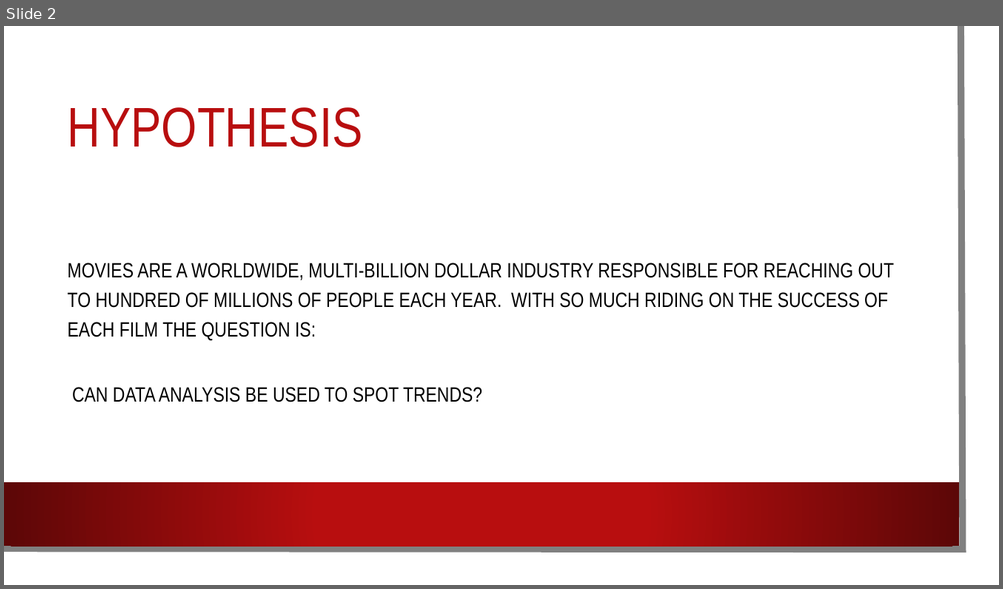
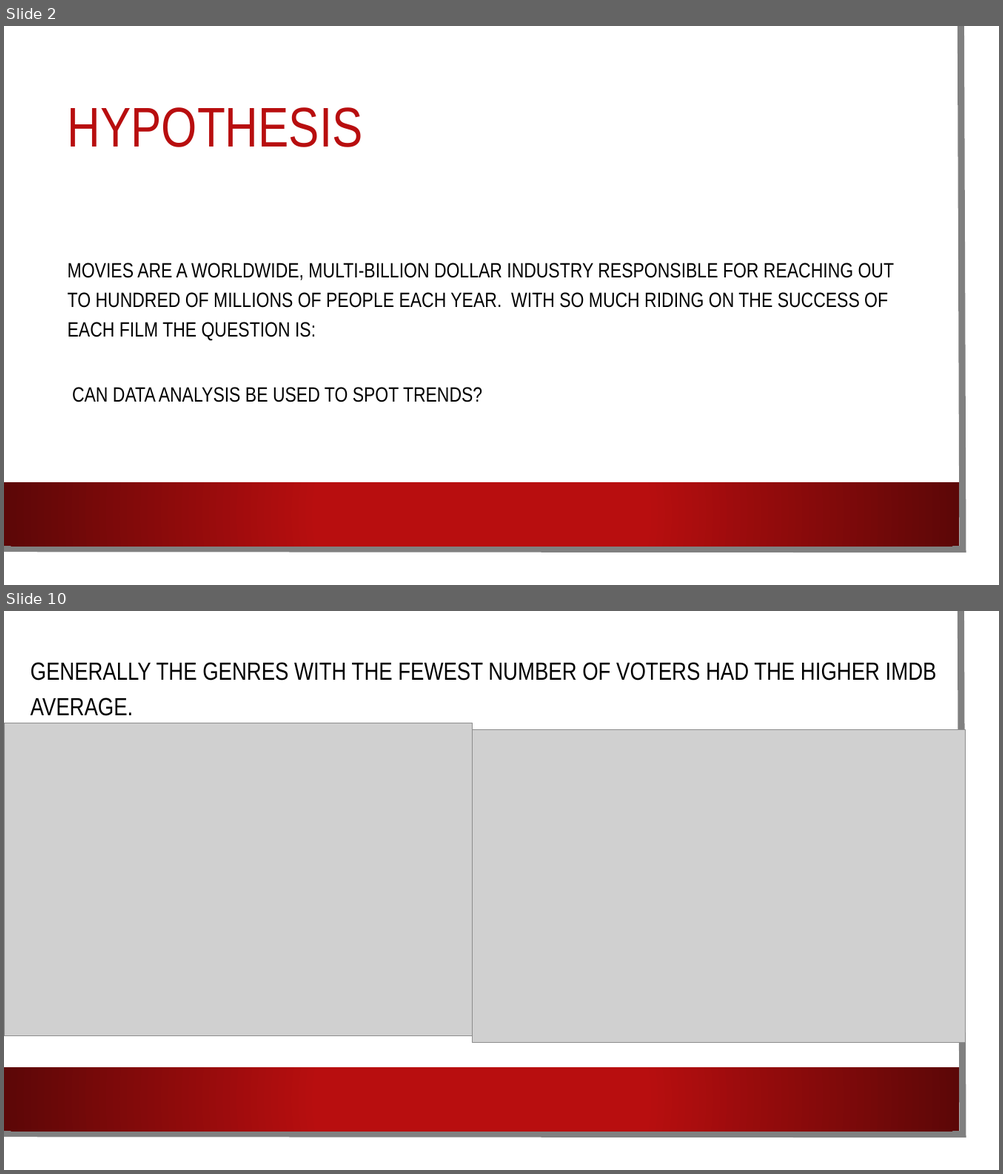
Before and after one commit to mlubin2/Movie_Project, a slide deck: Movie PP.pptx. Shown one above the other, each under a label of ours: slide 2 before the commit, slides 2 and 10 after it; the slides between them are not shown. The pictures are 1003x589 and 1003x1174 pixels, drawn with LibreOffice and Linux fonts; fonts in the diff are those of the drawing; grey boxes stand for pictures; background and template pictures are left out. Boxes give left, top, right and bottom in pixels: in the first picture for what was removed or moved away, otherwise in the second. Text is boxed around its words. In the diff, an @@ line names an element or a change of style, - is before the commit and + after.

```diff
--- a/Movie PP.pptx
+++ b/Movie PP.pptx
@@ slide 10 added at (4,611,999,1170), background picture (left out); not listed: 3 template elements that a slide beside it also shows @@
@@ text added at (31,662,936,716), 24 pt, text #000000 @@
+GENERALLY THE GENRES WITH THE FEWEST NUMBER OF VOTERS HAD THE HIGHER IMDB AVERAGE.
@@ picture added at (4,723,472,1037) @@
@@ picture added at (472,729,965,1043) @@
```
Also in this commit, not shown: 5 slides changed, 2 other slides added, 1 slide removed.
